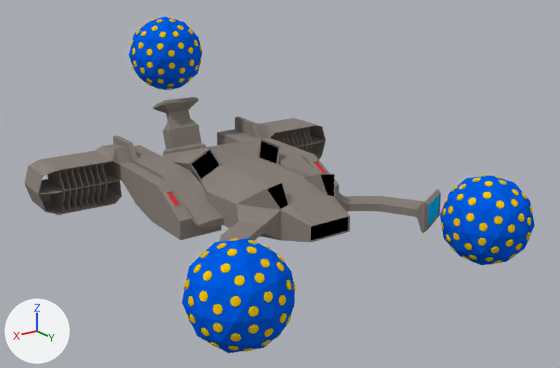
What one commit did to the Blender file Art/models/spaceship1.blend.
The view is the same before and after, from a 50 mm lens placed at (23.4, 37.3, 14.6), pointed at (-0.7, 2.9, 0.8). The lights are fixed; the arrows at lower left show +X, +Y and +Z.
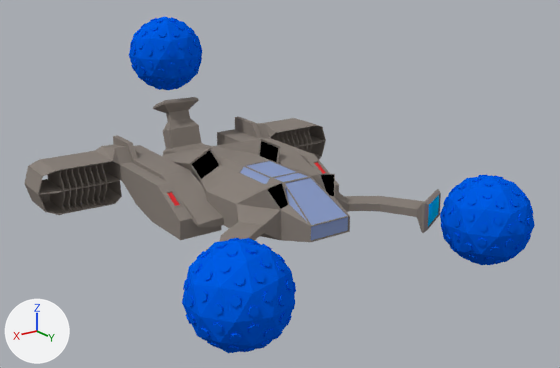
What the commit changed:
Material 'Glass' (mat_glass) is new.
Its base color is (0.264, 0.34, 0.585) (blue #8c9ec9).
me_icosphere is used by ob_icosphere_002; location (-0.01, -9.25, 6.72); scale (2.44, 2.44, 2.44).
me_icosphere had 2602 vertices, 2160 faces and spanned x -0.97..0.97, y -1.0..1.0, z -1.0..1.0.
me_icosphere now has 2122 vertices, 2480 faces and spans x -0.97..0.97, y -1.0..1.0, z -1.0..1.0.
me_icosphere part 1: the loose piece of 32 vertices spanning x 0.3..0.46, y 0.55..0.69, z 0.54..0.68 is rebuilt with 26 vertices and now spans x 0.27..0.47, y 0.52..0.71, z 0.52..0.7, in mat_ball (its picture is missing).
me_icosphere part 2: the loose piece of 32 vertices spanning x 0.92..0.97, y -0.09..0.09, z 0.06..0.24 is rebuilt with 26 vertices and now spans x 0.89..0.97, y -0.09..0.09, z 0.05..0.25, in mat_ball (its picture is missing).
me_icosphere part 3: the loose piece of 32 vertices spanning x 0.8..0.9, y -0.36..-0.19, z 0.24..0.41 is rebuilt with 26 vertices and now spans x 0.78..0.91, y -0.36..-0.17, z 0.22..0.42, in mat_ball (its picture is missing).
me_icosphere part 4: the loose piece of 32 vertices spanning x -0.15..0.03, y 0.66..0.79, z -0.68..-0.54 is rebuilt with 26 vertices and now spans x -0.16..0.04, y 0.64..0.8, z -0.69..-0.52, in mat_ball (its picture is missing).
me_icosphere part 5: the loose piece of 32 vertices spanning x 0.09..0.26, y 0.47..0.62, z -0.81..-0.69 is rebuilt with 26 vertices and now spans x 0.08..0.27, y 0.45..0.63, z -0.82..-0.66, in mat_ball (its picture is missing).
me_icosphere part 6: the loose piece of 32 vertices spanning x -0.59..-0.45, y 0.66..0.79, z -0.41..-0.24 is rebuilt with 26 vertices and now spans x -0.61..-0.42, y 0.64..0.8, z -0.42..-0.22, in mat_ball (its picture is missing).
me_icosphere part 7: 10 vertices moved within x -0.91..0.09, y -0.87..0.89, z -0.69..0.37; 1932 vertices removed from x -0.96..0.96, y -0.93..0.93, z -0.95..0.95; 1554 vertices added at x -0.97..0.97, y -0.95..0.95, z -0.96..0.96.
me_icosphere no longer uses material mat_probes (yellow #e7c500).
me_cube_001 is used by ob_cube; location (0.0, 0.0, 0.0); scale (1.49, 1.49, 1.49).
me_cube_001 had 184 vertices, 191 faces and spanned x -5.03..5.03, y -6.0..6.66, z -1.0..2.71.
me_cube_001 now has 270 vertices, 282 faces and spans x -5.03..5.03, y -6.0..6.66, z -1.0..2.71.
Part 8, on me_cube_001:
2 faces are deleted.
64 vertices are added at x -0.85..0.85, y 1.07..5.63, z 0.28..1.28.
5 new vertices lie (-0.24, 0.0, 0.25) away from vertices in x 0.85, y -0.11..2.92, z 1.0.
5 new vertices lie (0.24, 0.0, 0.25) away from vertices in x -0.85, y -0.11..2.92, z 1.0.
12 new vertices lie (0.0, 1.79, 0.0) away from vertices in x -0.83..0.83, y 1.1, z 1.0..1.25.
86 new faces join them, mat_ship (grey #8b837c).
7 new faces join them, mat_glass (blue #8d9ec9).
me_cube_001 part 9: 1 face spanning x -0.81..0.81, y 5.57, z -0.25..0.25 switches from mat_blackness (black #000000) to mat_glass (blue #8d9ec9).
me_cube_001 now uses material mat_glass (blue #8c9ec9).

Changed parts and their boxes [x1, y1, x2, y2] in the pictures (560 x 368 px; the box of a moved part takes in the faces that stretch with it):
part 1 of me_icosphere, rebuilt: before [160, 32, 504, 286]; after [159, 31, 504, 286]
part 2 of me_icosphere, rebuilt: before [132, 48, 460, 306]; after [132, 48, 460, 307]
part 3 of me_icosphere, rebuilt: before [131, 40, 453, 290]; after [130, 40, 454, 290]
part 4 of me_icosphere, rebuilt: before [178, 78, 516, 346]; after [179, 78, 517, 347]
part 5 of me_icosphere, rebuilt: [167, 83, 502, 352] in both
part 6 of me_icosphere, rebuilt: before [195, 65, 530, 325]; after [194, 64, 531, 325]
part 7 of me_icosphere, moved or reshaped: before [130, 18, 533, 352]; after [130, 17, 533, 352]
part 8 of me_cube_001, built on: before [270, 177, 349, 226]; after [172, 145, 349, 226]
part 9 of me_cube_001, recoloured (black to blue): [311, 217, 348, 240] in both
